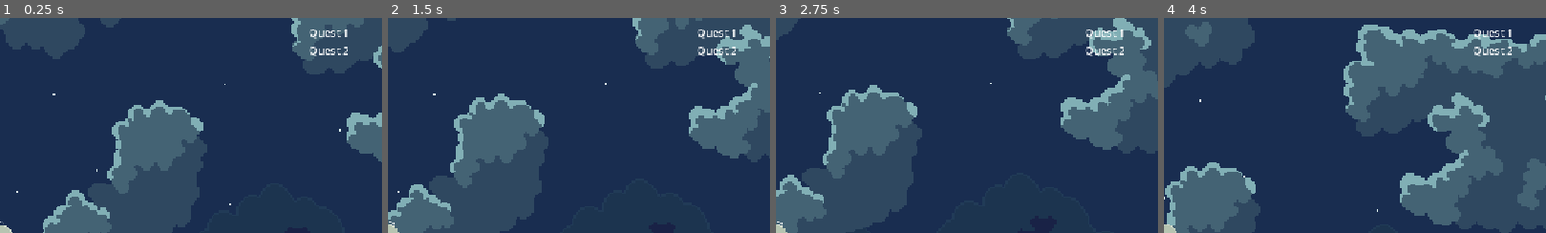
Above: before the commit, frames 1-4 (left to right).
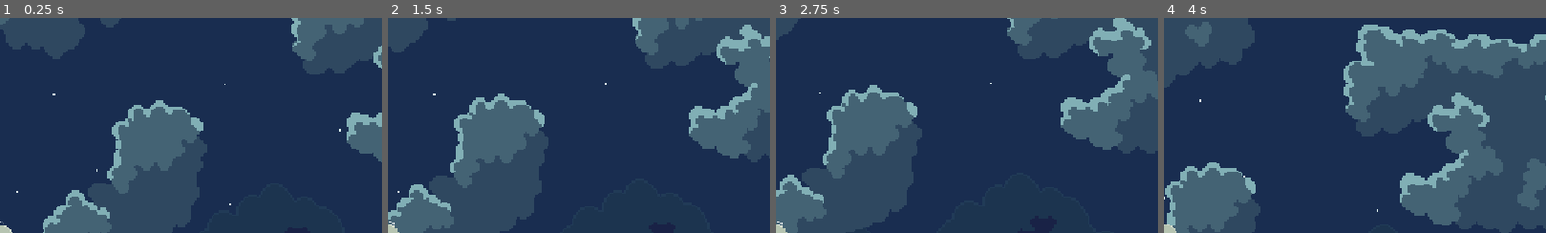
Above: after the commit, the same moments.

Repository: levilindsey/ld58
Game: Godot game, scene res://src/core/main.tscn
The game is run twice, just before and just after one commit, with the same random seed, the same clock (stepped at 60 frames per second) and the same inputs. Sound files missing from this copy of the repository are replaced by a short silence.
Inputs:
- Up to frame 1 (0.25 s): no input
- Up to frame 2 (1.5 s): tap Enter at 0.5 s; hold Right (ui_right) 0.53-1.28 s; tap P at 0.6 s; tap Space (ui_select) at 0.77 s; hold Down (ui_down) from 1.28 s (still down); tap O at 1.35 s
- Up to frame 3 (2.75 s): tap Space (ui_select) at 1.52, 2 s; release Down (ui_down) at 2.03 s; hold Right (ui_right) from 2.03 s (still down); tap P at 2.1 s
- Up to frame 4 (4 s): release Right (ui_right) at 2.78 s; hold Up (ui_up) 2.78-3.53 s; tap O at 2.85 s; tap Space (ui_select) at 3.02, 3.77 s; hold Left (ui_left) from 3.53 s (still down); tap P at 3.6 s
The pictures show only the part of the screen within x 50-100%, y 0-50%; the shares and areas given below are measured in that part.

The runs differ from the first frame. In frame 1, 0.4% of the frame differs, in the area x 81-91%, y 5-18%; in frame 2, 0.4%; in frame 3, 0.4%; in frame 4, 0.4%.
Error in both runs: Cannot call method 'get_texture' on a null value. (res://src/core/utils.gd:451)

Commit message:
Add a QuestManager

Diff:
--- a/src/core/game_panel.gd
+++ b/src/core/game_panel.gd
@@ -14,6 +14,7 @@
 
 var is_shifting_chunks := false
 var enemy_spawner : EnemySpawner
+var quest_manager : QuestManager
 
 
 func _enter_tree() -> void:
@@ -52,6 +53,11 @@
         enemy_spawner.queue_free()
     enemy_spawner = EnemySpawner.new()
     add_child(enemy_spawner)
+
+    if is_instance_valid(quest_manager):
+        quest_manager.queue_free()
+    quest_manager = QuestManager.new()
+    add_child(quest_manager)
 
     chunk_edge_distance_threshold_for_chunk_repositioning = get_viewport().size.x / get_viewport().get_camera_2d().zoom.x / 2 + 50
 
--- a/src/core/quest.gd
+++ b/src/core/quest.gd
@@ -7,6 +7,10 @@
 var start_time := -INF
 var duration := INF
 
+var end_time: float:
+    get:
+        return start_time + duration
+
 
 func _init(p_enemy_type: Enemy.Type, p_enemy_count: int, p_start_time: float, p_duration: float) -> void:
     enemy_type = p_enemy_type
--- a/src/core/session.gd
+++ b/src/core/session.gd
@@ -26,11 +26,11 @@
 
 var detection_score := 0
 
-var active_quests: Array[RefCounted] = []
+var active_quests: Array[Quest] = []
 
-var failed_quests: Array[RefCounted] = []
+var failed_quests: Array[Quest] = []
 
-var fulfilled_quests: Array[RefCounted] = []
+var fulfilled_quests: Array[Quest] = []
 
 
 func _init() -> void:
--- a/src/level/enemy_spawner.gd
+++ b/src/level/enemy_spawner.gd
@@ -9,7 +9,6 @@
     mostRecentSpawnTime = Time.get_ticks_msec() / 1000.0
     # spawn 1 farmer to start
     spawn_enemy(Enemy.Type.FARMER)
-    return
 
 
 func _physics_process(_delta: float) -> void:
--- /dev/null
+++ b/src/level/quest_manager.gd
@@ -0,0 +1,48 @@
+class_name QuestManager
+extends Node
+
+
+var quest_schedule: Array[Quest] = [
+    Quest.new(
+        Enemy.Type.FARMER, # Enemy type
+        3, # Collection count
+        5, # Start time
+        45, # Duration
+    ),
+]
+
+var next_schedule_index := 0
+
+
+func _ready() -> void:
+    quest_schedule.sort_custom(
+        func (a: Quest, b: Quest): return a.start_time < b.start_time)
+
+
+func _physics_process(_delta: float) -> void:
+    _check_for_next_quest()
+    _check_for_expired_quests()
+
+
+func _check_for_next_quest() -> void:
+    if next_schedule_index >= quest_schedule.size():
+        # There are no remaining quests.
+        return
+
+    var currentTime = Time.get_ticks_msec() / 1000.0
+    var next_quest := quest_schedule[next_schedule_index]
+    var next_quest_start_time := next_quest.start_time
+    if currentTime >= next_quest_start_time:
+        G.session.active_quests.push_back(next_quest)
+        next_schedule_index += 1
+
+
+func _check_for_expired_quests() -> void:
+    var currentTime = Time.get_ticks_msec() / 1000.0
+    var failed_quests := []
+    for quest in G.session.active_quests:
+        if currentTime >= quest.end_time:
+            failed_quests.push_back(quest)
+    for quest in failed_quests:
+        G.session.active_quests.erase(quest)
+        G.session.failed_quests.push_back(quest)
--- a/src/ui/hud.tscn
+++ b/src/ui/hud.tscn
@@ -1,7 +1,8 @@
-[gd_scene load_steps=3 format=3 uid="uid://bt1la6s52krxe"]
+[gd_scene load_steps=4 format=3 uid="uid://bt1la6s52krxe"]
 
 [ext_resource type="Theme" uid="uid://cl3pkwueh4mag" path="res://src/core/main_theme.tres" id="1_4rn03"]
 [ext_resource type="Script" uid="uid://cvmchc2851mho" path="res://src/ui/hud.gd" id="1_eqvli"]
+[ext_resource type="PackedScene" uid="uid://cr5vb16maok34" path="res://src/ui/quest_list.tscn" id="3_snmo6"]
 
 [node name="Hud" type="PanelContainer"]
 anchors_preset = 15
@@ -26,14 +27,5 @@
 layout_mode = 2
 size_flags_horizontal = 3
 
-[node name="VBoxContainer" type="VBoxContainer" parent="MarginContainer/HBoxContainer"]
-custom_minimum_size = Vector2(100, 0)
+[node name="QuestList" parent="MarginContainer/HBoxContainer" instance=ExtResource("3_snmo6")]
 layout_mode = 2
-
-[node name="Label" type="Label" parent="MarginContainer/HBoxContainer/VBoxContainer"]
-layout_mode = 2
-text = "Quest 1"
-
-[node name="Label2" type="Label" parent="MarginContainer/HBoxContainer/VBoxContainer"]
-layout_mode = 2
-text = "Quest 2"
--- /dev/null
+++ b/src/ui/quest_list.gd
@@ -0,0 +1,2 @@
+class_name QuestList
+extends PanelContainer
--- /dev/null
+++ b/src/ui/quest_list.tscn
@@ -0,0 +1,9 @@
+[gd_scene load_steps=2 format=3 uid="uid://cr5vb16maok34"]
+
+[ext_resource type="Script" uid="uid://bemx5sf127jql" path="res://src/ui/quest_list.gd" id="1_hj6cy"]
+
+[node name="QuestList" type="PanelContainer"]
+script = ExtResource("1_hj6cy")
+
+[node name="VBoxContainer" type="VBoxContainer" parent="."]
+layout_mode = 2
Not shown, added: src/level/quest_manager.gd.uid
Not shown, added: src/ui/quest_list.gd.uid
